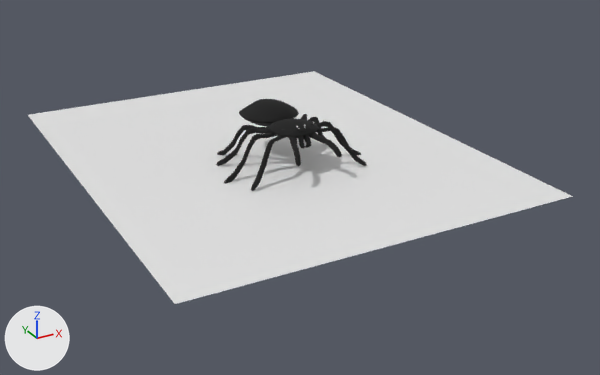
What one commit did to the FBX model Assets/Models/Mob/spider.FBX.
One viewpoint serves both versions: a camera (50 mm lens) standing at (-5.04, -9.36, 4.33) and looking at (0.19, 0.16, -0.43). Every picture has the same lights, and +X, +Y and +Z are marked at lower left. Where no turn or scale is listed for an object, it has been applied to the vertices.

Script lines for the objects in view, before the commit:
```python
me_mesh = bpy.data.meshes.new('Mesh')
me_mesh.from_pydata(...)  # 4596 vertices, 9476 faces; spans x -1.09..1.05, y -0.76..1.15, z -0.44..0.34
me_mesh.materials.append(mat_01___default)  # black #000000
me_mesh_005 = bpy.data.meshes.new('Mesh.005')
me_mesh_005.from_pydata(...)  # 25 vertices, 16 faces; spans x -2.67..2.67, y -3.3..3.3, z 0.0
ob_oiltank001 = bpy.data.objects.new('OilTank001', me_mesh)
ob_oiltank001.location = (0.0, 0.0, 0.4)
ob_plane001 = bpy.data.objects.new('Plane001', me_mesh_005)
ob_plane001.location = (-0.06, 0.69, 0.0)
```
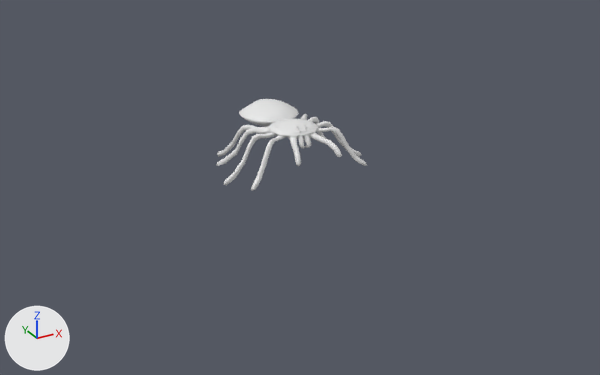
Where the change shows, as pixel boxes (x1, y1, x2, y2) in the pictures (600 x 375 px):
'Plane001', deleted: before (28, 71, 573, 304)
'OilTank001', recoloured (black to white): (216, 99, 367, 191) in both

What changed in the scene script:
```text
Change me_mesh:
    where me_mesh.from_pydata(...)  # 4596 vertices, 9476 faces; spans x -1.09..1.05, y -0.76..1.15, z -0.44..0.34
    remove me_mesh.materials.append(mat_01___default)  # black #000000
Remove ob_plane001:
    ob_plane001 = bpy.data.objects.new('Plane001', me_mesh_005)
    ob_plane001.location = (-0.06, 0.69, 0.0)
```
